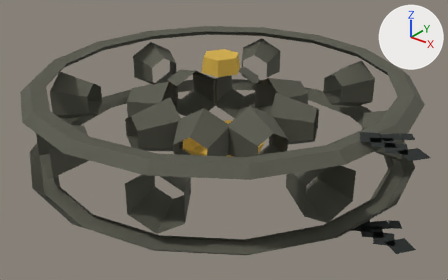
The glTF model sketches/core-loop/assets/models/valve_wheel_detail1.glb as it was, and as the next commit left it.
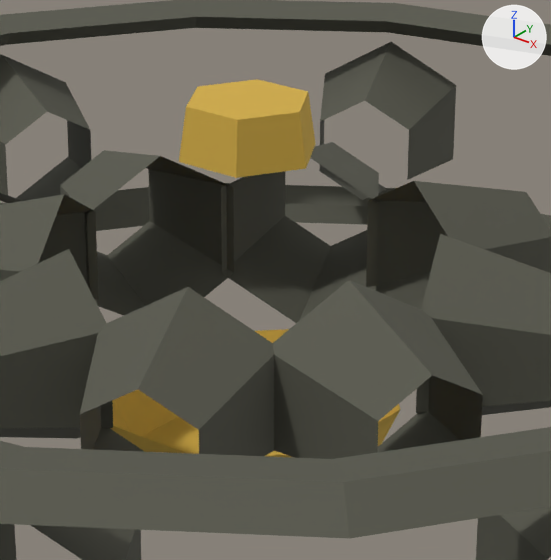
There are two pictures of each version: one whole from a 50 mm lens placed at (3.02, -3.74, 2.09), pointed at (0.14, -0.14, -0.15), one close up on the part from 34% to 69% of the width and 9% to 66% of the height. Arrows for +X, +Y and +Z are at upper right; the lights stay in place. The older version's two pictures come first. Where no turn or scale is listed for an object, it has been applied to the vertices. Vertices at exactly the same position are counted once.

The scene before the commit, as lines of its bpy script (objects in view):
```python
me_wheeldetail1 = bpy.data.meshes.new('WheelDetail1')
me_wheeldetail1.from_pydata(...)  # 396 vertices, 446 faces; spans x -1.61..1.91, y -1.61..1.61, z -0.4..0.52
me_wheeldetail1.materials.append(mat_steel)
ob_wheeldetail1 = bpy.data.objects.new('WheelDetail1', me_wheeldetail1)
ob_wheeldetail1.location = (0.0, 0.0, 0.0)
```
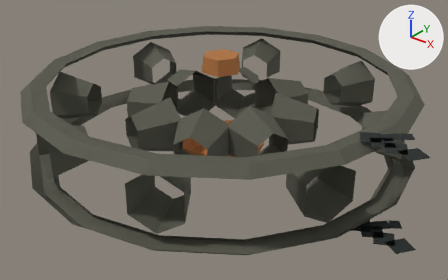
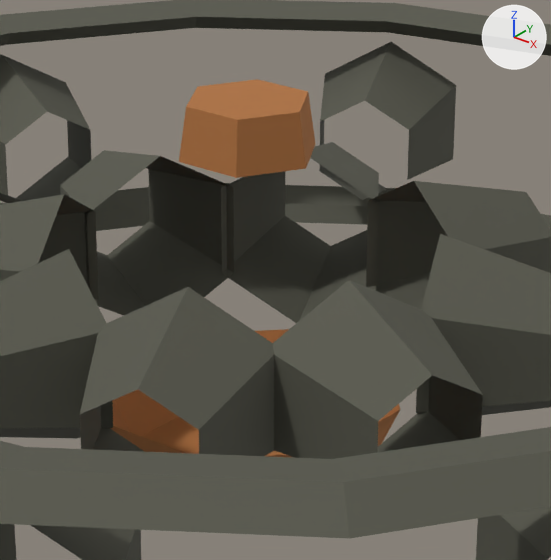
Location of each change, [x1, y1, x2, y2] in pixels of the close-ups (551 x 560 px):
part 1 of me_wheeldetail1, recoloured: [110, 79, 400, 457] in both

What changed in the scene script:
```text
Change me_wheeldetail1:
    where me_wheeldetail1.from_pydata(...)  # 396 vertices, 446 faces; spans x -1.61..1.91, y -1.61..1.61, z -0.4..0.52
    used by ob_wheeldetail1; location = (0.0, 0.0, 0.0)
    me_wheeldetail1 part 1: 38 faces centred in x -0.33..0.33, y -0.33..0.33, z -0.4..0.52 are repainted in the vertex colours; the middle colour goes from yellow #d9b44a to orange #b77843
```
